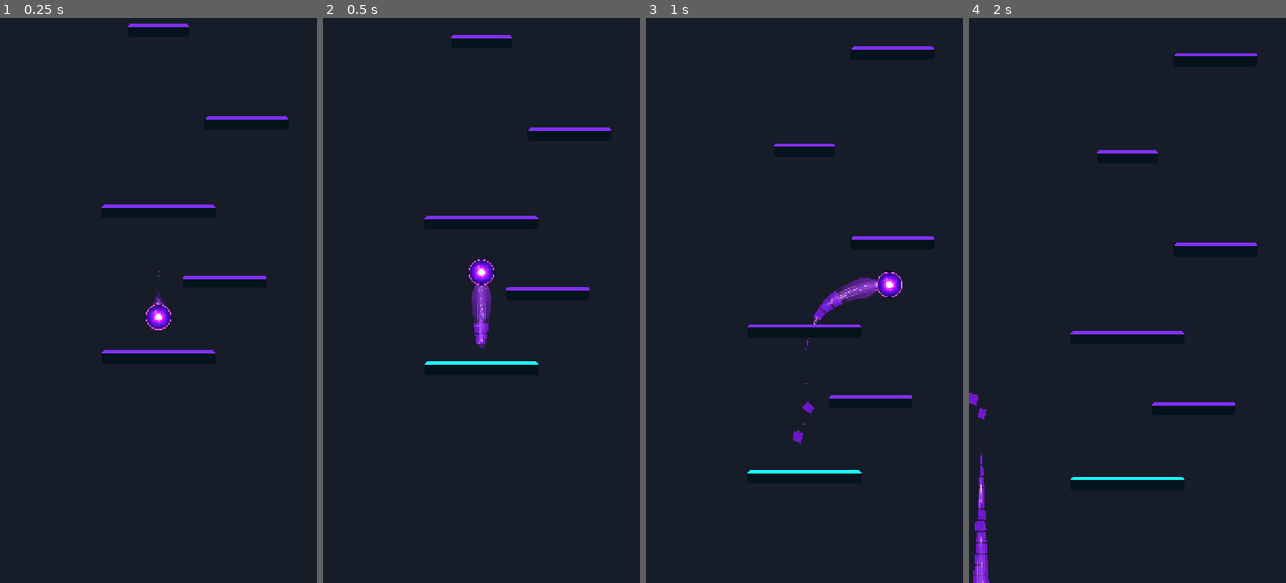
Above: before the commit, frames 1-4 (left to right).
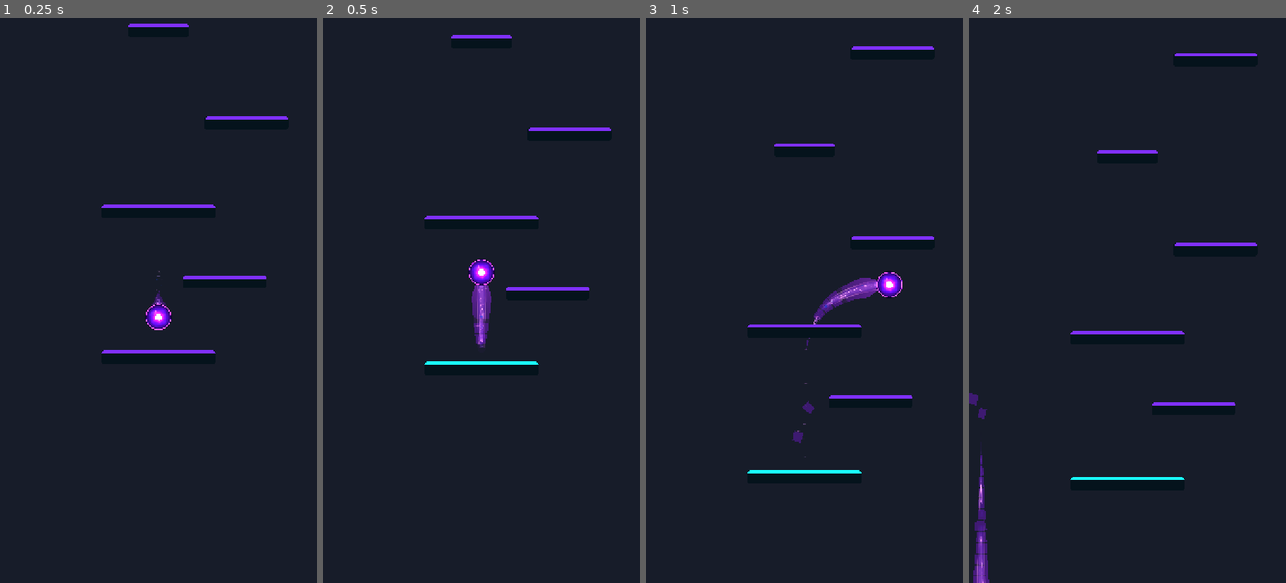
Above: after the commit, the same moments.

Repository: Kryodo/TowerJump
Game: Godot game, scene res://scenes/platform_test_room.tscn
Same seed, same stepped clock (60 frames per second), same inputs: the game is played once before the commit and once after it. This scene is started directly instead of the project's main scene.
Inputs (mouse positions are in pixels of both pictures, inside the frame that each line leads up to):
- Up to frame 1 (0.25 s): no input
- Up to frame 2 (0.5 s): no input
- Up to frame 3 (1 s): move the mouse to (788, 413) at 0.52 s; hold Right (ui_right) from 0.53 s (still down); click (788, 413) at 0.67 s
- Up to frame 4 (2 s): release Right (ui_right) at 1.25 s; drag from (1222, 385) to (1111, 413) at 1.27 s

Frame 1 is identical in both runs. In frame 2, 0.1% of the frame differs, in the area x 47-53%, y 53-58%; in frame 3, 0.3%; in frame 4, 0.6%, in the area x 0-7%, y 66-100%.

Commit message:
Blend detached trail opacity into body

Diff:
--- a/scenes/unified_comet.gdshader
+++ b/scenes/unified_comet.gdshader
@@ -75,8 +75,7 @@
 	float along = clamp(UV.x, 0.0, 1.0);
 	float across = clamp(UV.y, 0.0, 1.0);
 	float center_energy = 1.0 - smoothstep(0.0, 0.95, abs(across * 2.0 - 1.0));
-	float natural_tail_fade = 1.0 - smoothstep(0.74, 1.0, along);
-	float tail_fade = mix(natural_tail_fade, 1.0, solid_piece);
+	float tail_fade = 1.0 - smoothstep(0.74, 1.0, along);
 	float head_energy = 1.0 - smoothstep(0.02, 0.42, along);
 	float flow = 0.94 + 0.06 * sin(along * 24.0 - TIME * 1.3 + across * 2.0);
 
@@ -101,15 +100,14 @@
 	// the inner energy stream and aura. The orb sprite is drawn later and keeps
 	// its luminous core intact while the lower trail visibly sheds pieces.
 	float translucent_body_alpha = mix(0.30, 0.10, smoothstep(0.02, 0.92, along));
-	float body_alpha = mix(translucent_body_alpha, 0.92, solid_piece);
+	// Separate polygons receive a modest alpha lift, not an opaque-material
+	// switch. They should read as the same plasma body with edges removed.
+	float body_alpha = translucent_body_alpha * mix(1.0, 1.35, solid_piece);
 	float core_alpha = center_energy * 0.10 * head_energy * (1.0 - solid_piece);
 	float alpha = clamp((body_alpha + core_alpha) * tail_fade, 0.0, 0.94);
 
-	// The upper trail uses translucent shader fractures. Surviving lower pieces
-	// use solid_piece so their opacity comes from actual geometry boundaries.
-	float fracture_progress = smoothstep(0.36, 0.78, along) * shedding_amount;
-	float fracture_mask = mix(1.0, shedding_pattern(UV), fracture_progress);
-	alpha *= mix(fracture_mask, 1.0, solid_piece);
+	// A live detachment event is the only source of a full missing interval.
+	// Do not keep decorative shader cracks running across the entire trail.
 	alpha *= shed_gap_mask(along);
 
 	COLOR = vec4(body_color, alpha);
